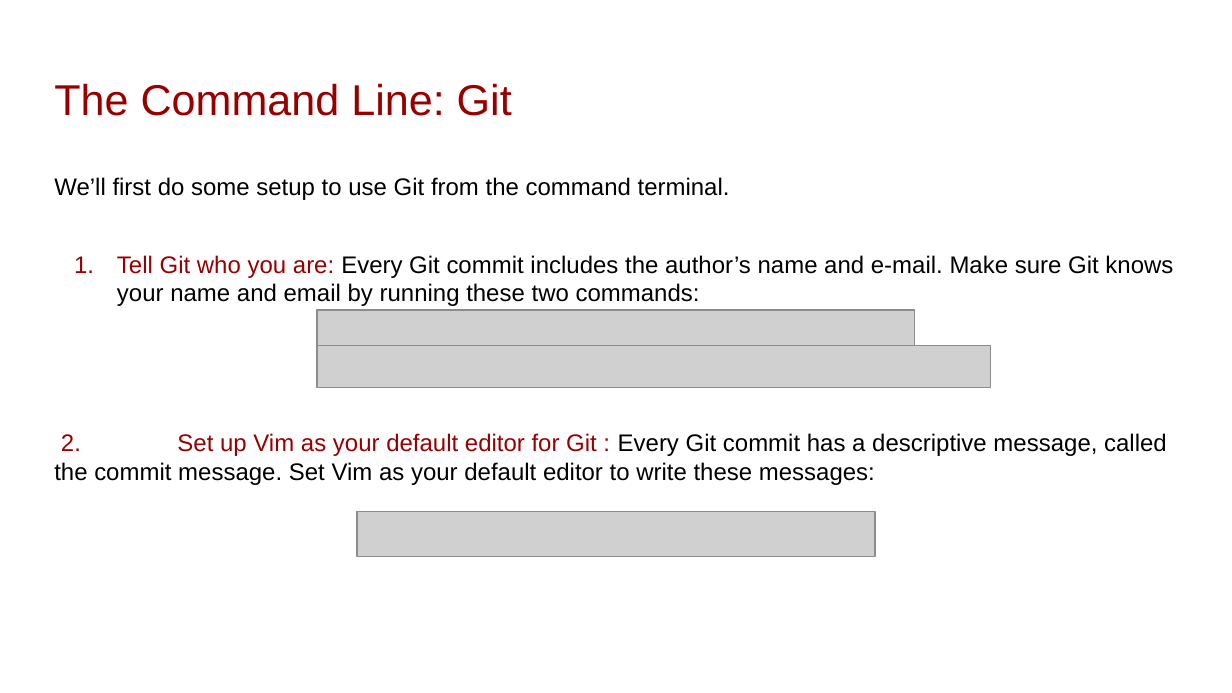
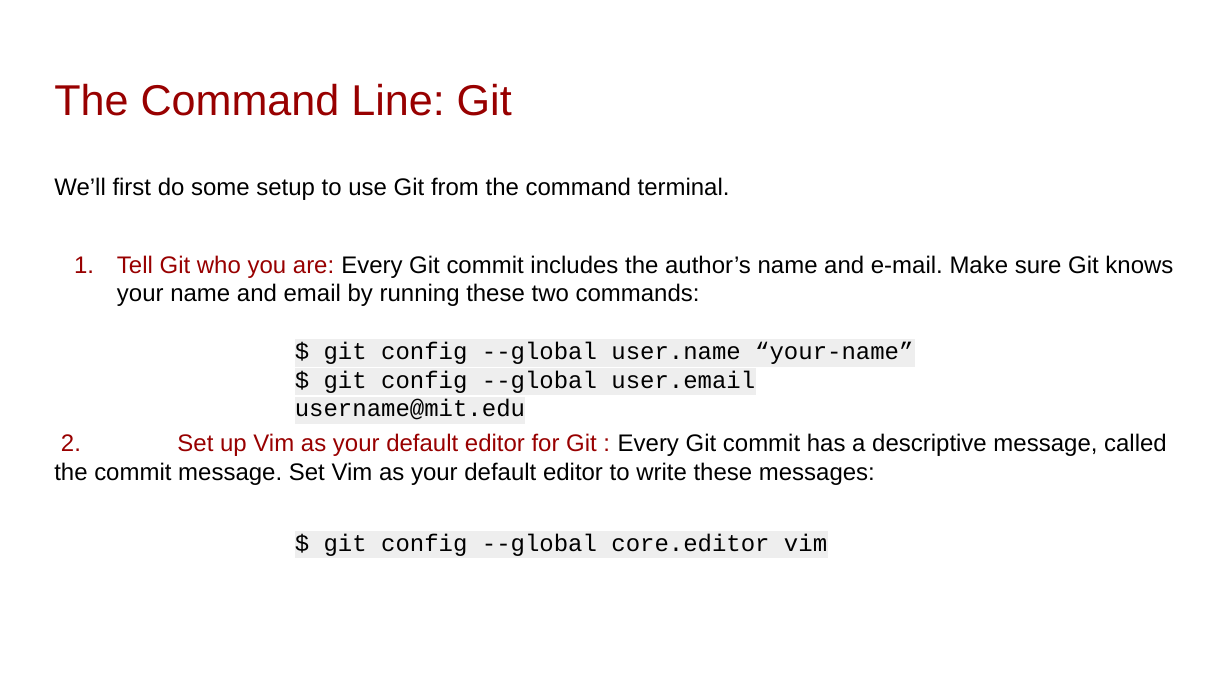
Before and after one commit to leobix/mban22_software_tools, a slide deck: slide 23 of Orientation/Session4_Git/VersionControl.pptx. Drawn at 1232x693 pixels with LibreOffice and Linux fonts; fonts in the diff are those of the drawing; grey boxes stand for pictures. Boxes give left, top, right and bottom in pixels: in the first picture for what was removed or moved away, otherwise in the second. Text is boxed around its words. In the diff, an @@ line names an element or a change of style, - is before the commit and + after.

Commit message:
Fix figures

```diff
--- a/Orientation/Session4_Git/VersionControl.pptx
+++ b/Orientation/Session4_Git/VersionControl.pptx
@@ picture removed at <box>317,310,914,347</box> @@
@@ text added at <box>295,341,913,420</box>, 14 pt, text #000000 @@
+$ git config --global user.name “your-name”
+$ git config --global user.email username@mit.edu
@@ picture removed at <box>317,346,991,388</box> @@
@@ text added at <box>324,533,827,556</box>, 14 pt, text #000000 @@
+$ git config --global core.editor vim
@@ picture removed at <box>357,511,875,556</box> @@
```
Also in this commit, not shown: 10 other slides changed.
